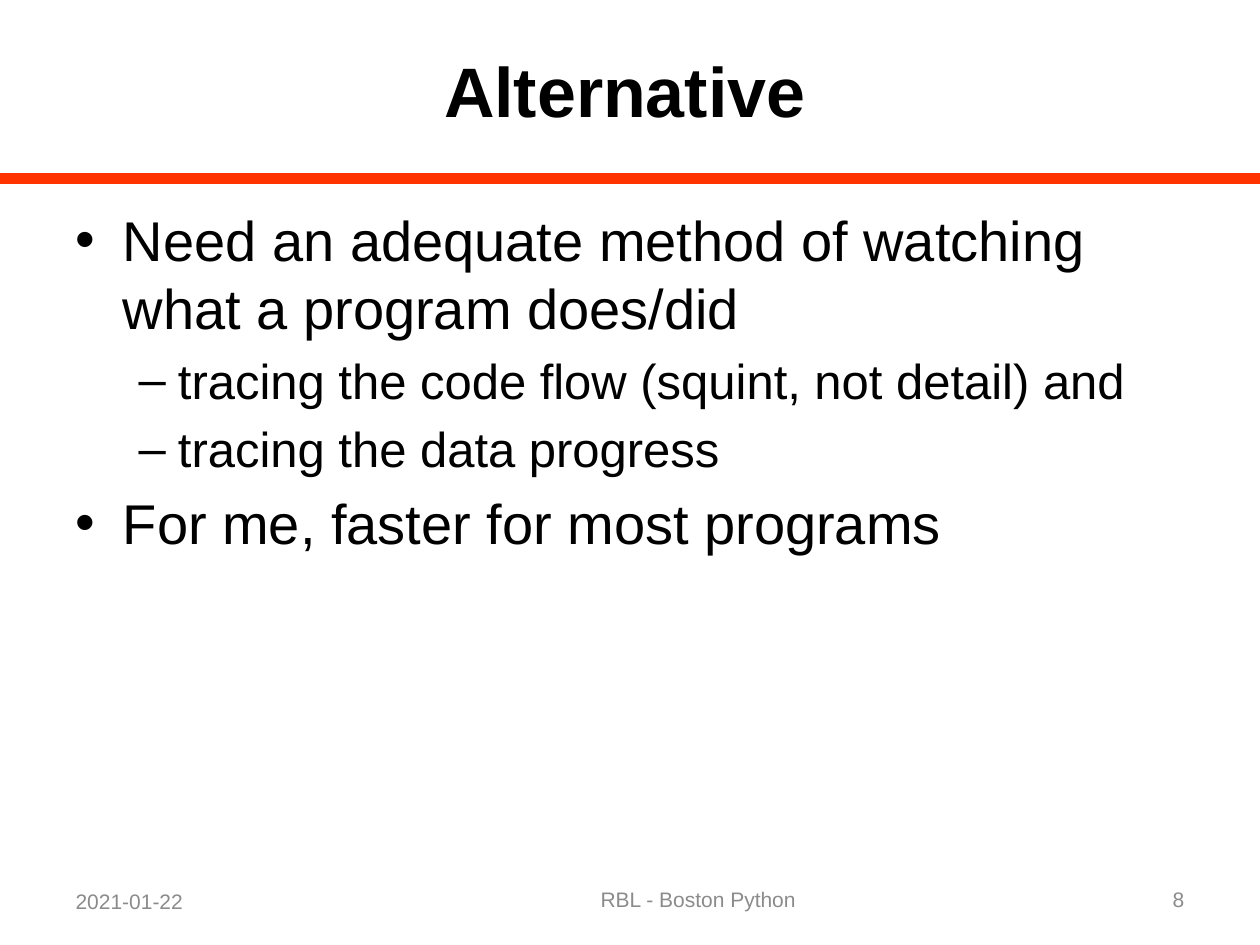
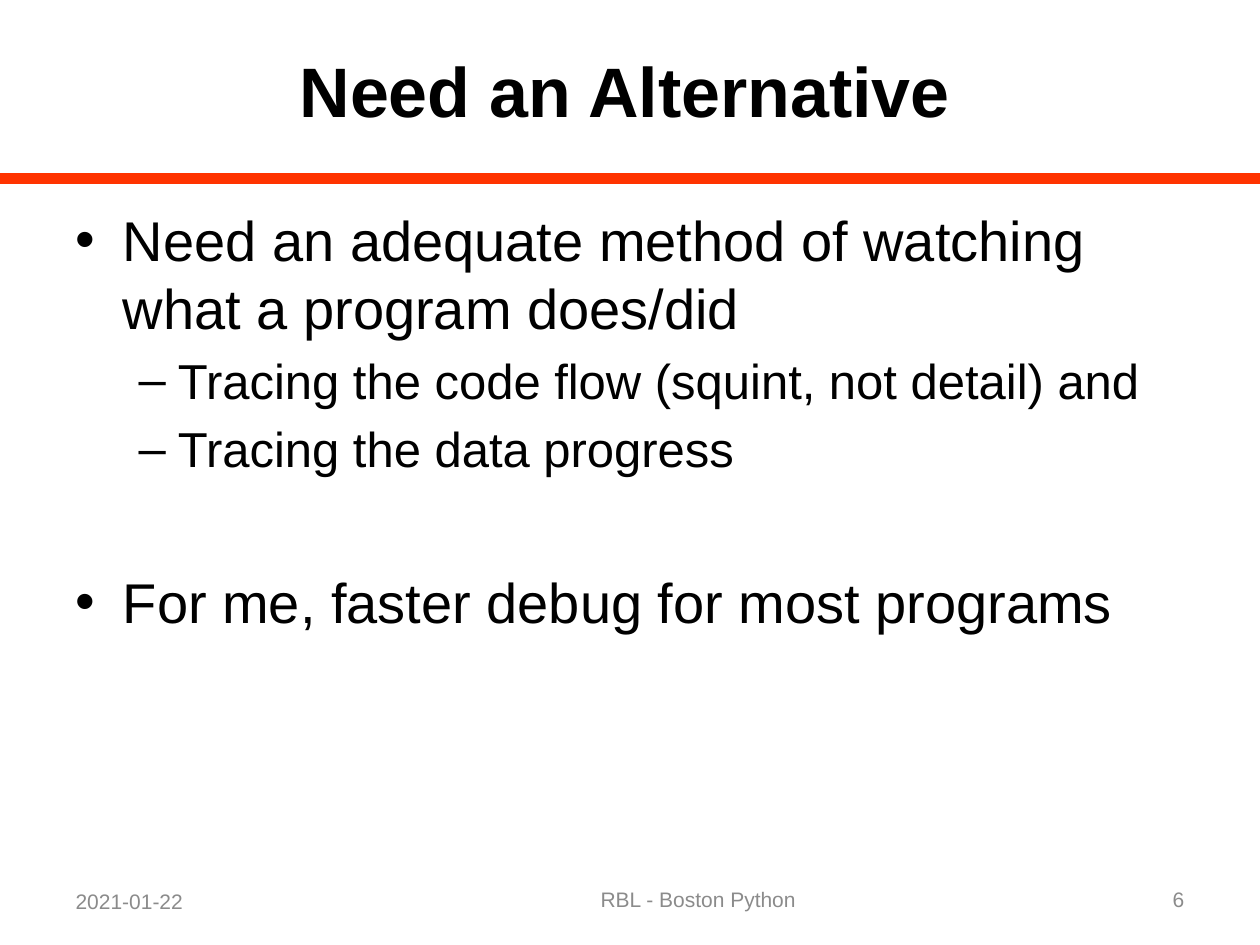
Before and after one commit to rblandau/NewTrace, a slide deck: slide 6 of docs/OfflineDebugging/A Dinosaur and a Python 04.pptx (slide 8 before the commit). Drawn at 1260x945 pixels with LibreOffice and Linux fonts; fonts in the diff are those of the drawing. Boxes give left, top, right and bottom in pixels: in the first picture for what was removed or moved away, otherwise in the second. Text is boxed around its words. In the diff, an @@ line names an element or a change of style, - is before the commit and + after.

```diff
--- a/docs/OfflineDebugging/A Dinosaur and a Python 04.pptx
+++ b/docs/OfflineDebugging/A Dinosaur and a Python 04.pptx
@@ title at box(300, 66, 949, 118): text changed @@
-Alternative
+Need an Alternative
@@ text at box(123, 363, 1140, 634): text changed @@
-  – tracing the code flow (squint, not detail) and
-  – tracing the data progress
-• For me, faster for most programs
+  – Tracing the code flow (squint, not detail) and
+  – Tracing the data progress
+• For me, faster debug for most programs
```
Also in this commit, not shown: 24 other slides changed, 1 slide removed, 5 other files.
